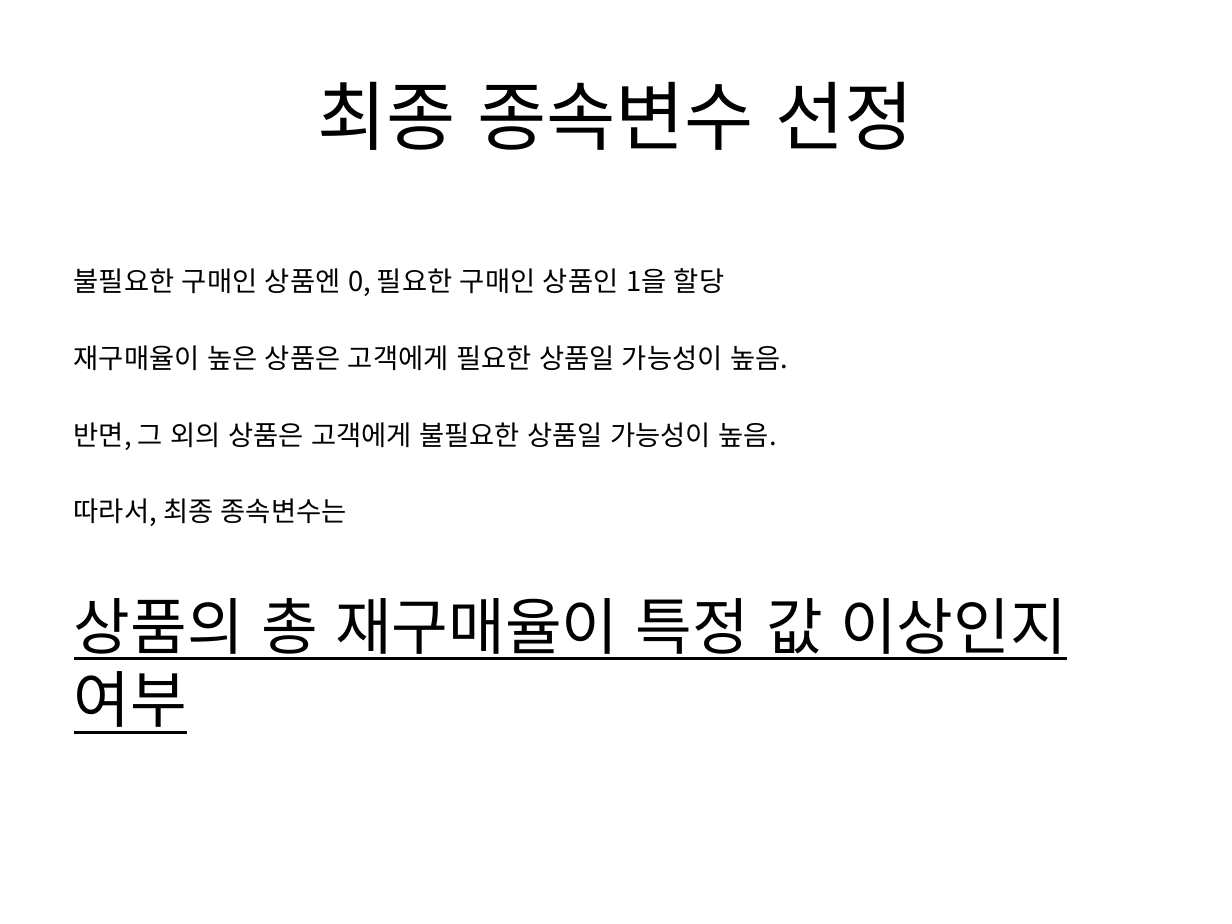
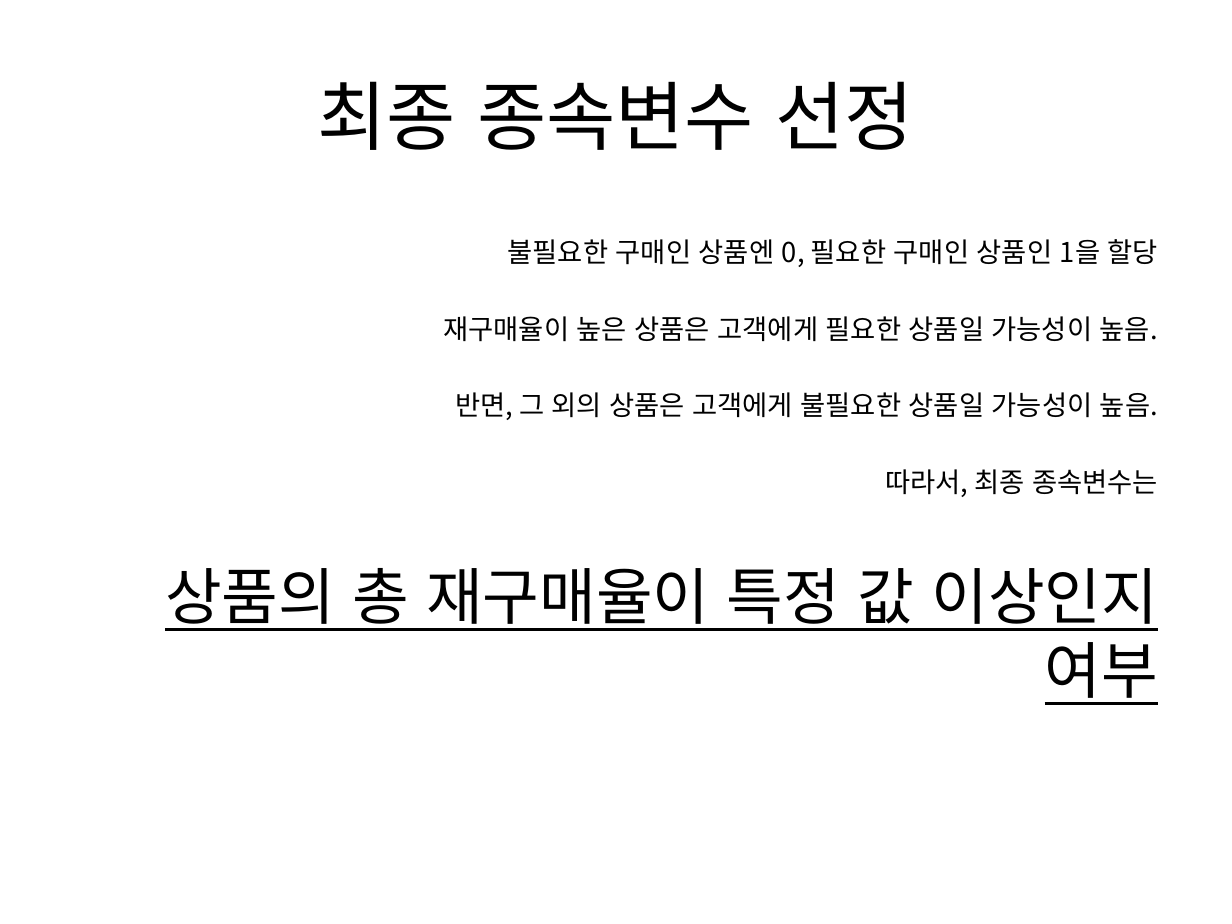
Before and after one commit to WasVelinn/1stPerSonalProjecT, a slide deck: slide 18 of 프레젠테이션1.pptx. Drawn at 1232x924 pixels with LibreOffice and Linux fonts; fonts in the diff are those of the drawing. Boxes give left, top, right and bottom in pixels: in the first picture for what was removed or moved away, otherwise in the second. Text is boxed around its words. In the diff, an @@ line names an element or a change of style, - is before the commit and + after.

```diff
--- a/프레젠테이션1.pptx
+++ b/프레젠테이션1.pptx
@@ text "불필요한 구매인 상품엔 0, 필요한 ...": place and size @@
-text "불필요한 구매인 상품엔 0, 필요한 ..." at (74, 268, 1067, 734)
+text "불필요한 구매인 상품엔 0, 필요한 ..." at (165, 239, 1158, 705)
@@ text "불필요한 구매인 상품엔 0, 필요한 ..." at (165, 239, 1158, 705): alignment left to right @@
```
Also in this commit, not shown: 8 other slides changed, 4 slides added, 19 other files.
